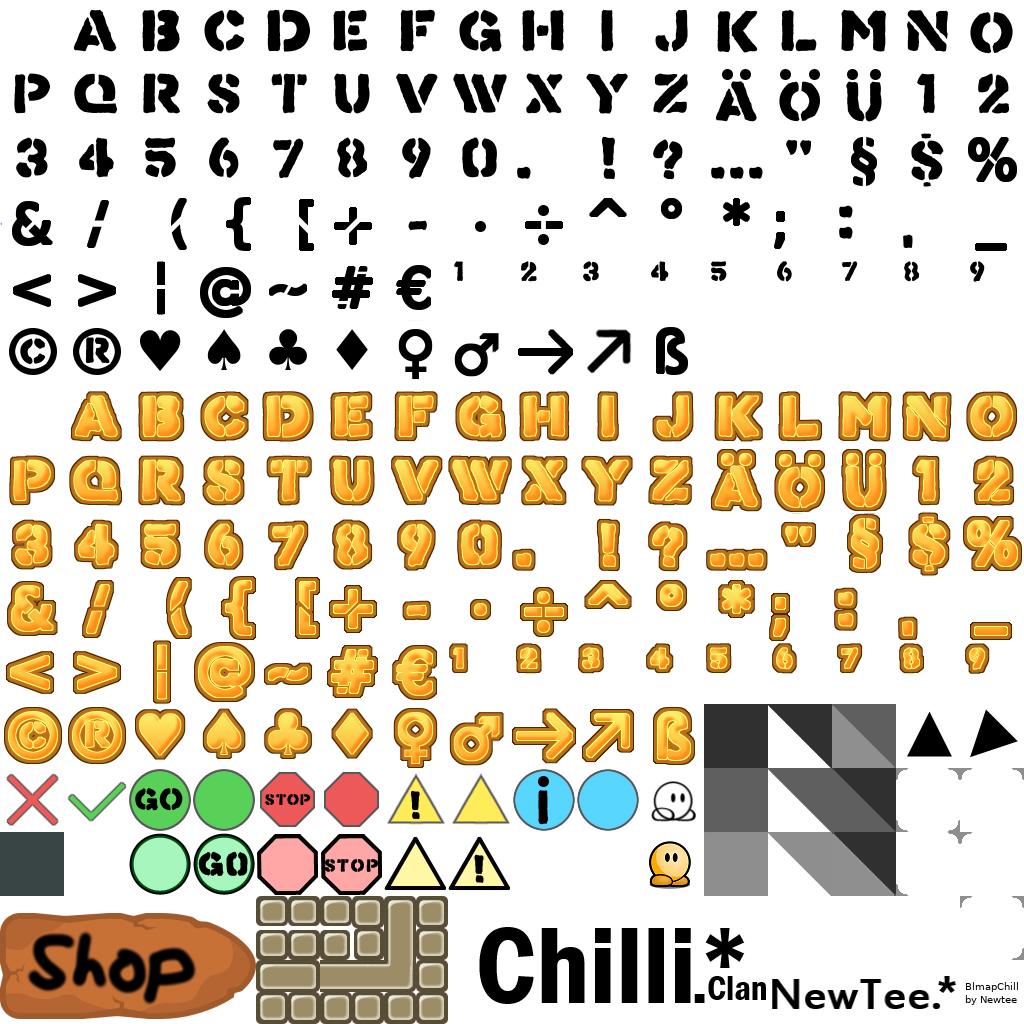
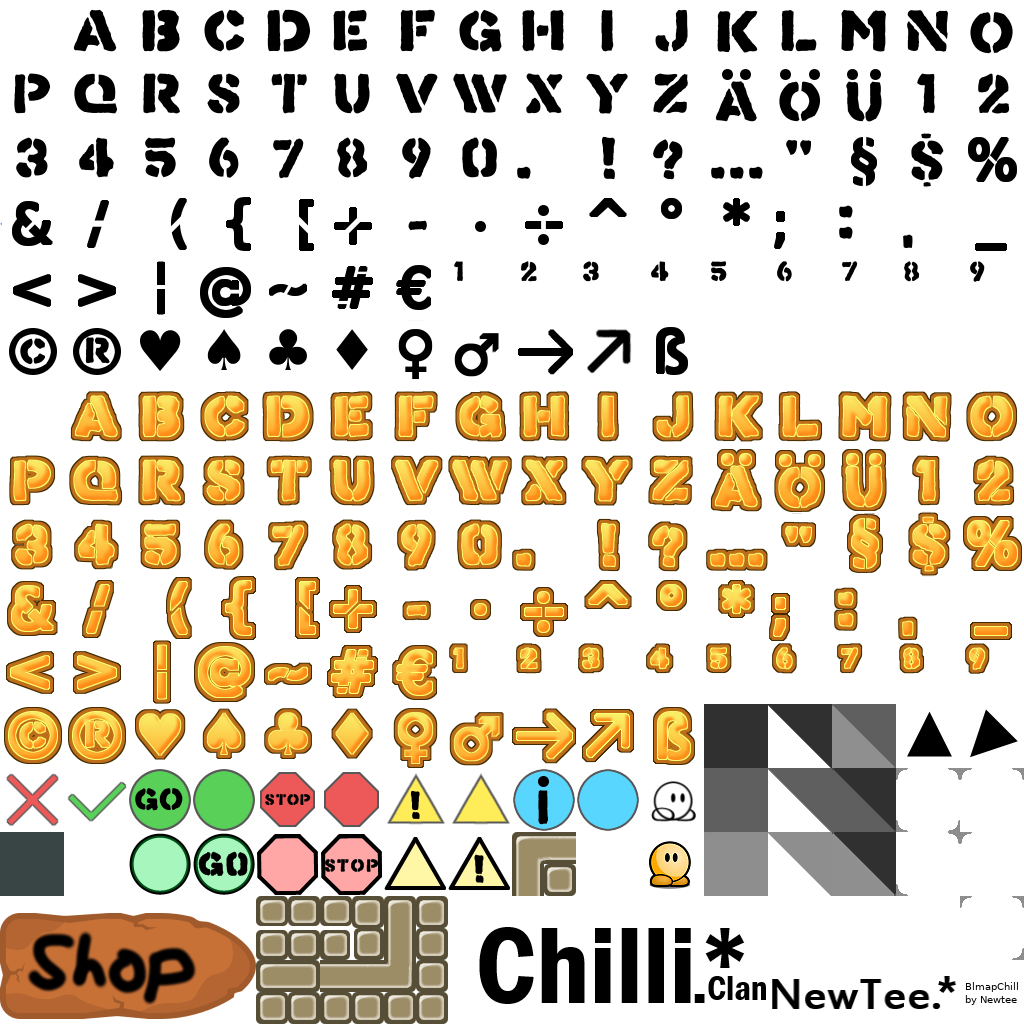
Comparing the layer stacks of the two w=1024, h=1024 images. Changes:
painted on "generic" over [260, 832, 576, 989]
